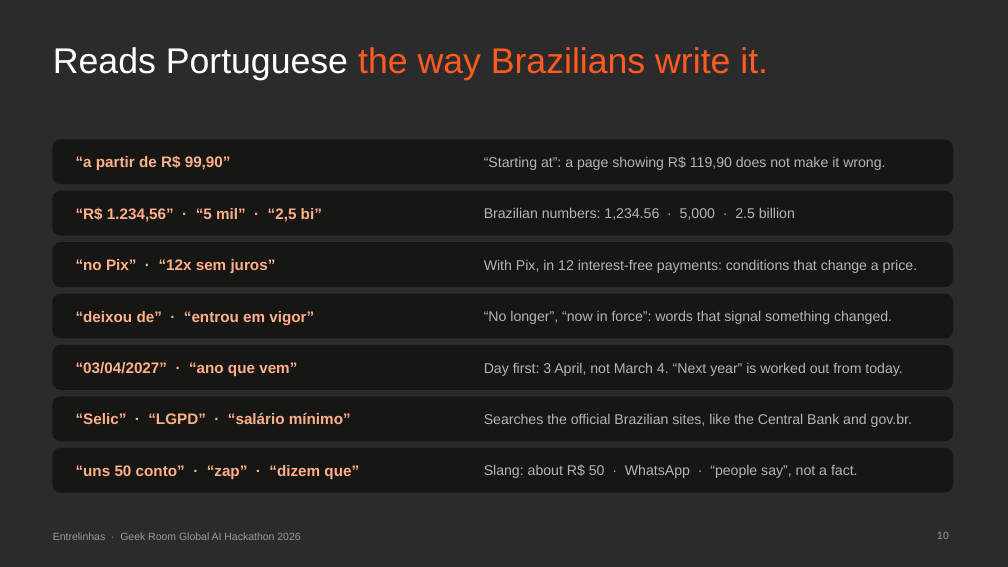
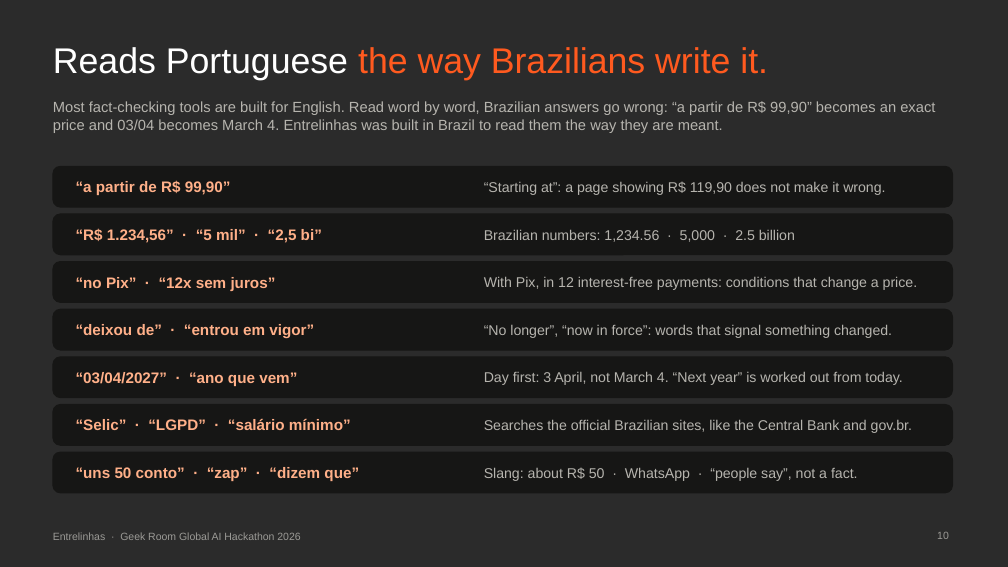
Before and after one commit to contatoalicecandido-lab/entrelinhas, a slide deck: slide 10 of submission/Entrelinhas_Pitch_Deck.pptx. Drawn at 1008x567 pixels with LibreOffice and Linux fonts; fonts in the diff are those of the drawing; background and template pictures are left out; a plain dark background stands for a picture behind light text. Boxes give left, top, right and bottom in pixels: in the first picture for what was removed or moved away, otherwise in the second. Text is boxed around its words. In the diff, an @@ line names an element or a change of style, - is before the commit and + after.

```diff
--- a/submission/Entrelinhas_Pitch_Deck.pptx
+++ b/submission/Entrelinhas_Pitch_Deck.pptx
@@ text added at [53, 101, 935, 133], 14 pt, text #B6B4AE @@
+Most fact-checking tools are built for English. Read word by word, Brazilian answers go wrong: “a partir de R$ 99,90” becomes an exact price and 03/04 becomes March 4. Entrelinhas was built in Brazil to read them the way they are meant.
@@ 4 texts, 2 rounded rectangles: place and size @@
-4 texts, 2 rounded rectangles at [53, 140, 953, 235]
+4 texts, 2 rounded rectangles at [53, 166, 953, 255]
@@ proportions changed in 7 elements at [53, 452, 953, 493], [53, 405, 953, 445], [53, 357, 953, 398], [53, 309, 953, 350], [53, 262, 953, 302], [53, 214, 953, 255], [53, 166, 953, 207] @@
@@ rounded rectangle: place and size @@
-rounded rectangle at [53, 243, 953, 287]
+rounded rectangle at [53, 262, 953, 302]
@@ text "“no Pix” · “12x sem ...": place and size @@
-text "“no Pix” · “12x sem ..." at [76, 259, 276, 273]
+text "“no Pix” · “12x sem ..." at [76, 277, 276, 291]
@@ text "With Pix, in 12 interest-free ...": place and size @@
-text "With Pix, in 12 interest-free ..." at [484, 259, 917, 273]
+text "With Pix, in 12 interest-free ..." at [484, 276, 917, 290]
@@ 2 texts, 1 rounded rectangle: place and size @@
-2 texts, 1 rounded rectangle at [53, 294, 953, 338]
+2 texts, 1 rounded rectangle at [53, 309, 953, 350]
@@ 2 texts, 1 rounded rectangle: place and size @@
-2 texts, 1 rounded rectangle at [53, 346, 953, 389]
+2 texts, 1 rounded rectangle at [53, 357, 953, 398]
@@ rounded rectangle: place and size @@
-rounded rectangle at [53, 397, 953, 441]
+rounded rectangle at [53, 405, 953, 445]
@@ text "“Selic” · “LGPD” · “salário ...": place and size @@
-text "“Selic” · “LGPD” · “salário ..." at [76, 413, 351, 424]
+text "“Selic” · “LGPD” · “salário ..." at [76, 419, 351, 430]
@@ text "Searches the official Brazilian sites, ...": place and size @@
-text "Searches the official Brazilian sites, ..." at [484, 413, 912, 427]
+text "Searches the official Brazilian sites, ..." at [484, 419, 912, 433]
@@ rounded rectangle: place and size @@
-rounded rectangle at [53, 448, 953, 492]
+rounded rectangle at [53, 452, 953, 493]
```
Also in this commit, not shown: 4 other slides changed.
